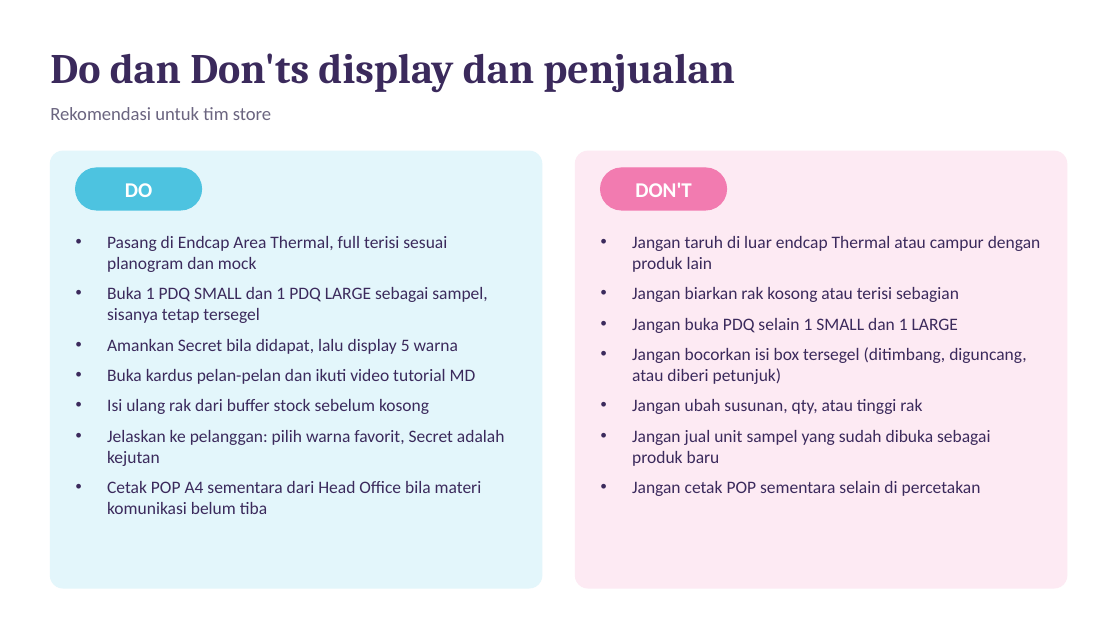
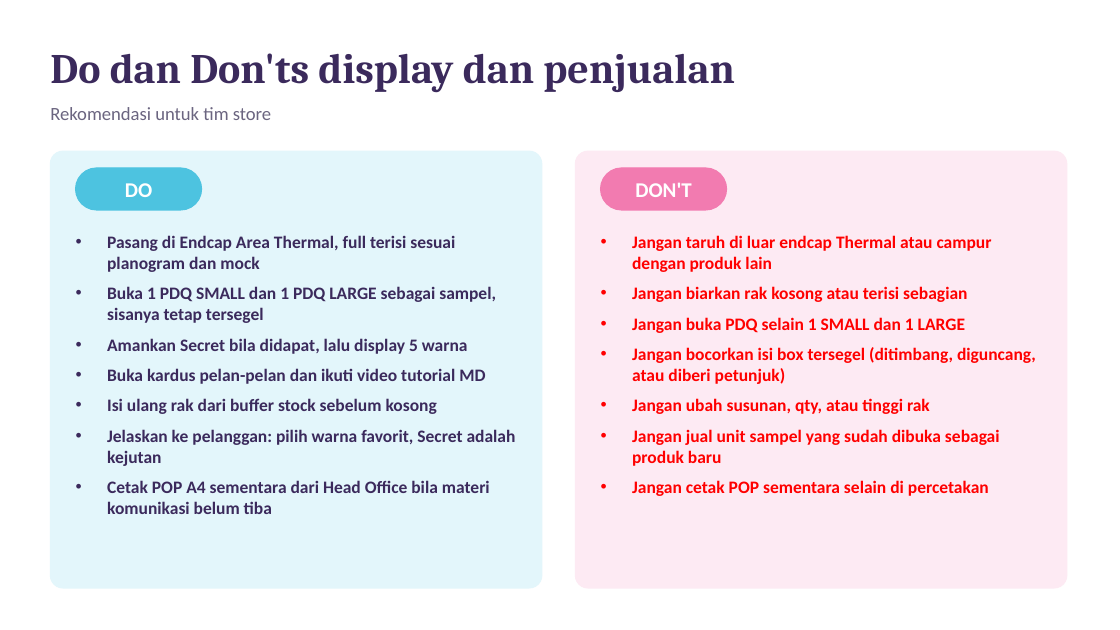
Before and after one commit to eriehermawan-hci/Testing-Erie, a slide deck: slide 11 of Instruksi_Display_Blind_Box_Thermal.pptx (slide 10 before the commit). Drawn at 1120x630 pixels with LibreOffice and Linux fonts; fonts in the diff are those of the drawing. Boxes give left, top, right and bottom in pixels: in the first picture for what was removed or moved away, otherwise in the second. Text is boxed around its words. In the diff, an @@ line names an element or a change of style, - is before the commit and + after.

```diff
--- a/Instruksi_Display_Blind_Box_Thermal.pptx
+++ b/Instruksi_Display_Blind_Box_Thermal.pptx
@@ text "Pasang di Endcap Area Thermal, ..." at (107,235,516,514): bold on @@
@@ text "Jangan taruh di luar endcap ..." at (632,235,1036,496): text colour #3B2A5C to #FF0000, bold on @@
```
Also in this commit, not shown: 5 other slides changed, 1 slide added.
